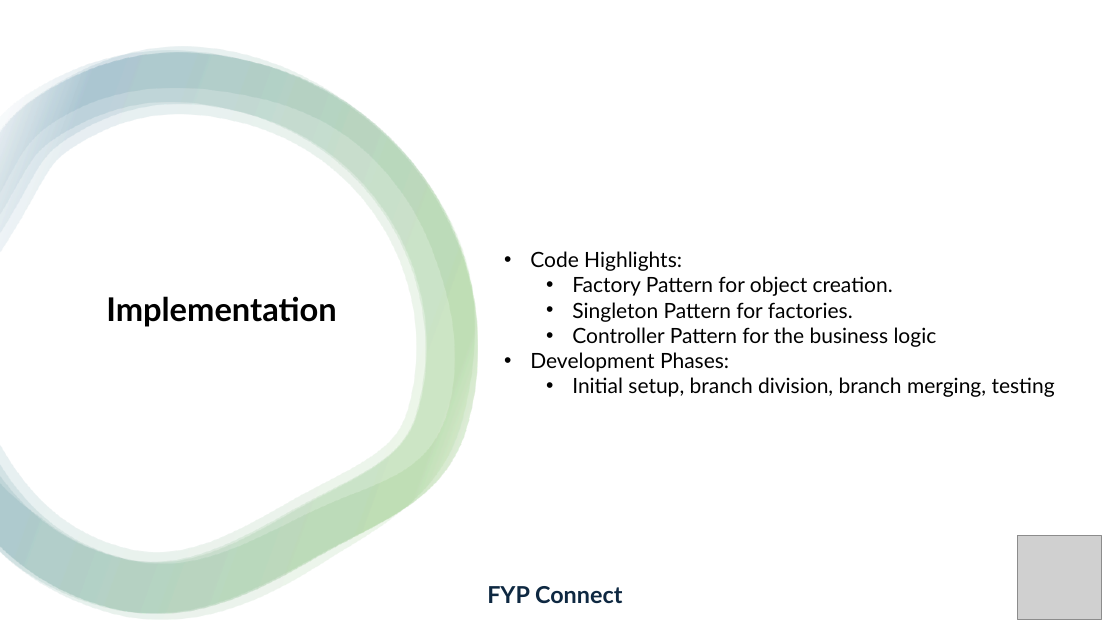
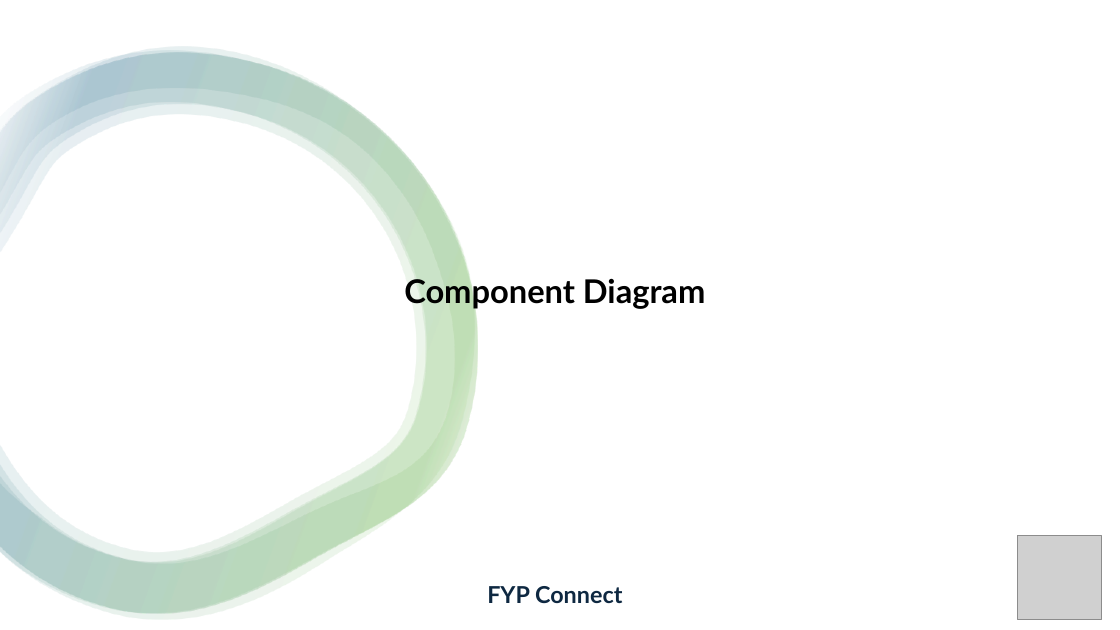
Before and after one commit to LUCIDSoftwares/FYPConnect, a slide deck: slide 11 of FinalDocs/presentation.pptx (slide 7 before the commit). Drawn at 1120x630 pixels with LibreOffice and Linux fonts; fonts in the diff are those of the drawing; grey boxes stand for pictures; background and template pictures are left out. Boxes give left, top, right and bottom in pixels: in the first picture for what was removed or moved away, otherwise in the second. Text is boxed around its words. In the diff, an @@ line names an element or a change of style, - is before the commit and + after.

```diff
--- a/FinalDocs/presentation.pptx
+++ b/FinalDocs/presentation.pptx
@@ text removed at box(530, 251, 1055, 397) @@
-• Code Highlights:
-  • Factory Pattern for object creation.
-  • Singleton Pattern for factories.
-  • Controller Pattern for the business logic
-• Development Phases:
-  • Initial setup, branch division, branch merging, testing
@@ text removed at box(106, 296, 336, 327) @@
-Implementation
@@ text added at box(404, 275, 705, 310), 28 pt, text #000000, bold @@
+Component Diagram
```
Also in this commit, not shown: 6 other slides changed, 13 slides added, 2 other files.
